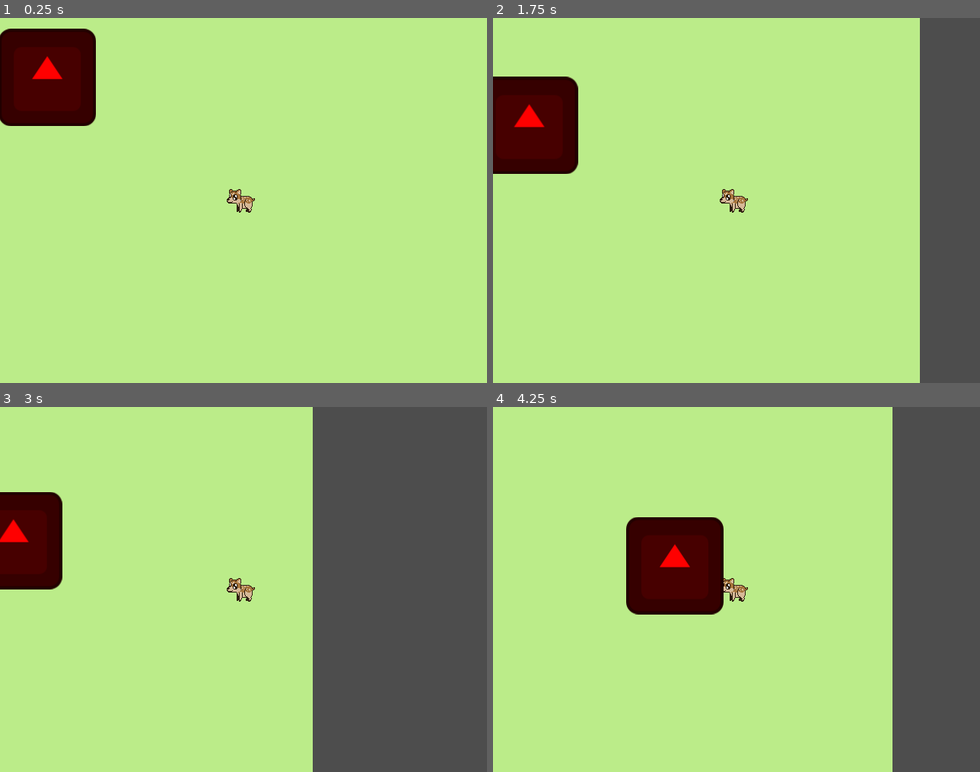
Above: before the commit, frames 1-4 (two rows, left to right).
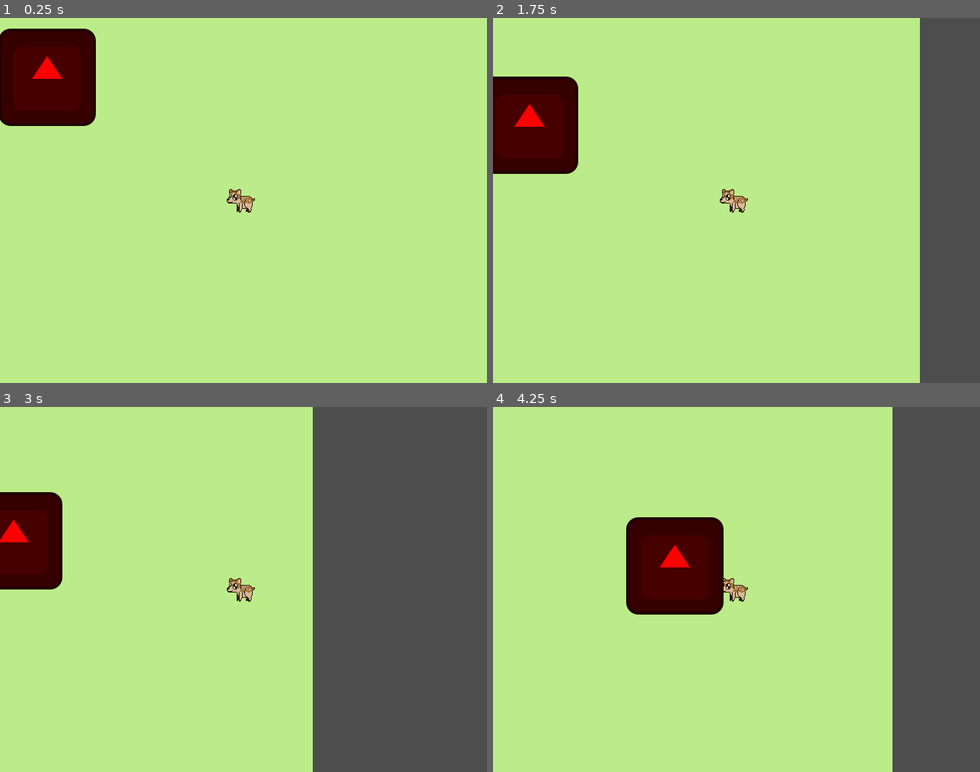
Above: after the commit, the same moments.

Repository: YhagoTomasini/CoverJam02_PTY
Game: Godot game, scene res://Scenes/main.tscn
Same seed, same stepped clock (60 frames per second), same inputs: the game is played once before the commit and once after it. The engine's default icon, where the game draws it, is replaced by a stand-in: a white triangle on a blue panel in a dark square.
Inputs:
- Up to frame 1 (0.25 s): no input
- Up to frame 2 (1.75 s): hold Right (ui_right) 0.53-1.28 s; hold Page Down (ui_page_down) from 1.28 s (still down)
- Up to frame 3 (3 s): release Page Down (ui_page_down) at 2.03 s; hold Right (ui_right) 2.03-2.78 s; hold Page Up (ui_page_up) from 2.78 s (still down)
- Up to frame 4 (4.25 s): release Page Up (ui_page_up) at 3.53 s; hold Left (ui_left) from 3.53 s (still down)

The runs differ from the first frame. In frame 1, less than 0.1% of the frame differs, in the area x 0-20%, y 3-30%; in frame 2, less than 0.1%; in frame 3, less than 0.1%; in frame 4, less than 0.1%, in the area x 27-48%, y 30-57%.

Commit message:
Seleção de Upgrade
Cena para escolher o power up
Arrumando textura
Criando novas variaveis no global
Aumentando os status do player

Diff:
--- /dev/null
+++ b/cover-jam-026-pty/Scenes/scene_upgrade.tscn
@@ -0,0 +1,88 @@
+[gd_scene load_steps=4 format=3 uid="uid://boy6cbo0ikvxb"]
+
+[ext_resource type="Texture2D" uid="uid://cfpke015c26qd" path="res://icon.svg" id="1_6rhxp"]
+[ext_resource type="Script" uid="uid://c38bpnl1gm2r1" path="res://Scripts/scene_upgrade.gd" id="1_dvrfk"]
+
+[sub_resource type="StyleBoxEmpty" id="StyleBoxEmpty_dvrfk"]
+
+[node name="scene_upgrade" type="Control"]
+process_mode = 3
+layout_mode = 3
+anchors_preset = 15
+anchor_right = 1.0
+anchor_bottom = 1.0
+grow_horizontal = 2
+grow_vertical = 2
+script = ExtResource("1_dvrfk")
+
+[node name="ColorRect" type="ColorRect" parent="."]
+layout_mode = 0
+offset_right = 644.0
+offset_bottom = 478.0
+color = Color(0, 0, 0, 1)
+
+[node name="ColorRect2" type="ColorRect" parent="."]
+layout_mode = 0
+offset_left = 51.0
+offset_top = 95.0
+offset_right = 214.0
+offset_bottom = 410.0
+color = Color(0.08627451, 0.019607844, 0.38431373, 1)
+
+[node name="ColorRect3" type="ColorRect" parent="."]
+layout_mode = 0
+offset_left = 238.0
+offset_top = 95.0
+offset_right = 401.0
+offset_bottom = 410.0
+color = Color(0.08627451, 0.019607844, 0.38431373, 1)
+
+[node name="ColorRect4" type="ColorRect" parent="."]
+layout_mode = 0
+offset_left = 422.0
+offset_top = 95.0
+offset_right = 585.0
+offset_bottom = 410.0
+color = Color(0.08627451, 0.019607844, 0.38431373, 1)
+
+[node name="Button" type="Button" parent="."]
+layout_mode = 0
+offset_left = 68.0
+offset_top = 116.0
+offset_right = 196.0
+offset_bottom = 290.0
+theme_override_styles/normal = SubResource("StyleBoxEmpty_dvrfk")
+text = "+ vida"
+autowrap_mode = 2
+icon_alignment = 1
+vertical_icon_alignment = 0
+
+[node name="Button2" type="Button" parent="."]
+layout_mode = 0
+offset_left = 254.0
+offset_top = 116.0
+offset_right = 382.0
+offset_bottom = 290.0
+theme_override_styles/normal = SubResource("StyleBoxEmpty_dvrfk")
+text = "+ speed"
+icon = ExtResource("1_6rhxp")
+autowrap_mode = 2
+icon_alignment = 1
+vertical_icon_alignment = 0
+
+[node name="Button3" type="Button" parent="."]
+layout_mode = 0
+offset_left = 441.0
+offset_top = 115.0
+offset_right = 569.0
+offset_bottom = 289.0
+theme_override_styles/normal = SubResource("StyleBoxEmpty_dvrfk")
+text = "+ XP"
+icon = ExtResource("1_6rhxp")
+autowrap_mode = 2
+icon_alignment = 1
+vertical_icon_alignment = 0
+
+[connection signal="pressed" from="Button" to="." method="_on_button_pressed"]
+[connection signal="pressed" from="Button2" to="." method="_on_button_2_pressed"]
+[connection signal="pressed" from="Button3" to="." method="_on_button_3_pressed"]
--- a/cover-jam-026-pty/Scripts/Global/GLOBAL.gd
+++ b/cover-jam-026-pty/Scripts/Global/GLOBAL.gd
@@ -5,6 +5,8 @@
 var Multiple_Damage = 1.0
 var Multiple_Speed = 1.0
 var Multiple_Health = 1.0
+var Multiple_CD = 1.0
+var Multiple_size = 1.0
 
 var current_levelup = 10
 
--- /dev/null
+++ b/cover-jam-026-pty/Scripts/scene_upgrade.gd
@@ -0,0 +1,167 @@
+extends Control
+
+@onready var button: Button = $Button
+@onready var button_2: Button = $Button2
+@onready var button_3: Button = $Button3
+
+
+var SPEED_icon = preload("uid://cfpke015c26qd")
+var SPEED_text = "A Train:
+	Aumenta 5% a velocidade do progenitor do caos"
+
+var HP_icon = preload("uid://cfpke015c26qd")
+var HP_text = "VIDA:
+	Recupera 20% da vida
+	Aumenta a vida maxima em 10%"
+
+var XP_icon = preload("uid://cfpke015c26qd")
+var XP_text = "Mais sangue:
+Aumenta em 15% o ganho de sangue dos seus inimigos"
+
+var DANO_icon = preload("uid://cfpke015c26qd")
+var DANO_text = "O criador do caos:
+	Aumenta o dano de todas as suas armas + 10%"
+
+var CD_icon = preload("uid://cfpke015c26qd")
+var CD_text = "MORRA MORRA MORA:
+	Diminui o tempo de recarga das habilidades + 10%"
+
+var SIZE_icon = preload("uid://cfpke015c26qd")
+var SIZE_text = "Ninguem escapara:
+	Aumenta o tamanho de seus projeteis + 10%"
+
+
+var HP = [HP_icon, HP_text,0.25]
+var SPEED = [SPEED_icon, SPEED_text,0.05]
+var XP = [XP_icon, XP_text, 0.15]
+var DANO = [DANO_icon,DANO_text, 0.1]
+var CD = [CD_icon, CD_text, 0.1]
+var SIZE = [SIZE_icon, SIZE_text, 0.1]
+
+var arrayDePowerUps =[HP,SPEED,XP,DANO,CD,SIZE]
+
+var powerUp1
+var powerUp2
+var powerUp3
+
+# Called every frame. 'delta' is the elapsed time since the previous frame.
+func _process(_delta: float) -> void:
+	if Input.is_action_just_pressed("ui_page_down"):
+		visible = false
+	if Input.is_action_just_pressed("ui_page_up"):
+		visible = true
+		LeveUp()
+
+
+func LeveUp():
+	visible = true
+	powerUp1 = arrayDePowerUps.pick_random()
+	powerUp2 = arrayDePowerUps.pick_random()
+	powerUp3 = arrayDePowerUps.pick_random()
+	match powerUp1:
+		HP:
+			button.text = HP[1]
+			button.icon = HP[0]
+		SPEED:
+			button.text = SPEED[1]
+			button.icon = SPEED[0]
+		XP:
+			button.text = XP[1]
+			button.icon = XP[0]
+		DANO:
+			button.text = DANO[1]
+			button.icon = DANO[0]
+		CD:
+			button.text = CD[1]
+			button.icon = CD[0]
+		SIZE:
+			button.text = SIZE[1]
+			button.icon = SIZE[0]
+	match powerUp2:
+		HP:
+			button_2.text = HP[1]
+			button_2.icon = HP[0]
+		SPEED:
+			button_2.text = SPEED[1]
+			button_2.icon = SPEED[0]
+		XP:
+			button_2.text = XP[1]
+			button_2.icon = XP[0]
+		DANO:
+			button_2.text = DANO[1]
+			button_2.icon = DANO[0]
+		CD:
+			button_2.text = CD[1]
+			button_2.icon = CD[0]
+		SIZE:
+			button_2.text = SIZE[1]
+			button_2.icon = SIZE[0]
+	match powerUp3:
+		HP:
+			button_3.text = HP[1]
+			button_3.icon = HP[0]
+		SPEED:
+			button_3.text = SPEED[1]
+			button_3.icon = SPEED[0]
+		XP:
+			button_3.text = XP[1]
+			button_3.icon = XP[0]
+		DANO:
+			button_3.text = DANO[1]
+			button_3.icon = DANO[0]
+		CD:
+			button_3.text = CD[1]
+			button_3.icon = CD[0]
+		SIZE:
+			button_3.text = SIZE[1]
+			button_3.icon = SIZE[0]
+
+func _on_button_pressed() -> void:
+	match powerUp1:
+		HP:
+			Global.Multiple_Health += HP[2]
+		SPEED:
+			Global.Multiple_Speed += SPEED[2]
+		XP:
+			Global.Multiple_xp += XP[2]
+		DANO:
+			Global.Multiple_Damage += DANO[2]
+		CD:
+			Global.Multiple_CD += DANO[2]
+		SIZE:
+			Global.Multiple_size += DANO[2]
+	visible = false
+
+
+func _on_button_2_pressed() -> void:
+	match powerUp2:
+		HP:
+			Global.Multiple_Health += HP[2]
+		SPEED:
+			Global.Multiple_Speed += SPEED[2]
+		XP:
+			Global.Multiple_xp += XP[2]
+		DANO:
+			Global.Multiple_Damage += DANO[2]
+		CD:
+			Global.Multiple_CD += DANO[2]
+		SIZE:
+			Global.Multiple_size += DANO[2]
+	visible = false
+
+
+func _on_button_3_pressed() -> void:
+	match powerUp3:
+		HP:
+			Global.Multiple_Health += HP[2]
+		SPEED:
+			Global.Multiple_Speed += SPEED[2]
+		XP:
+			Global.Multiple_xp += XP[2]
+		DANO:
+			Global.Multiple_Damage += DANO[2]
+		CD:
+			Global.Multiple_CD += DANO[2]
+		SIZE:
+			Global.Multiple_size += DANO[2]
+	visible = false
--- a/cover-jam-026-pty/project.godot
+++ b/cover-jam-026-pty/project.godot
@@ -62,5 +62,6 @@
 
 [rendering]
 
+textures/canvas_textures/default_texture_filter=0
 renderer/rendering_method="gl_compatibility"
 renderer/rendering_method.mobile="gl_compatibility"
Not shown, removed: cover-jam-026-pty/Assets/4.svg.import
Not shown, added: cover-jam-026-pty/Scripts/scene_upgrade.gd.uid
